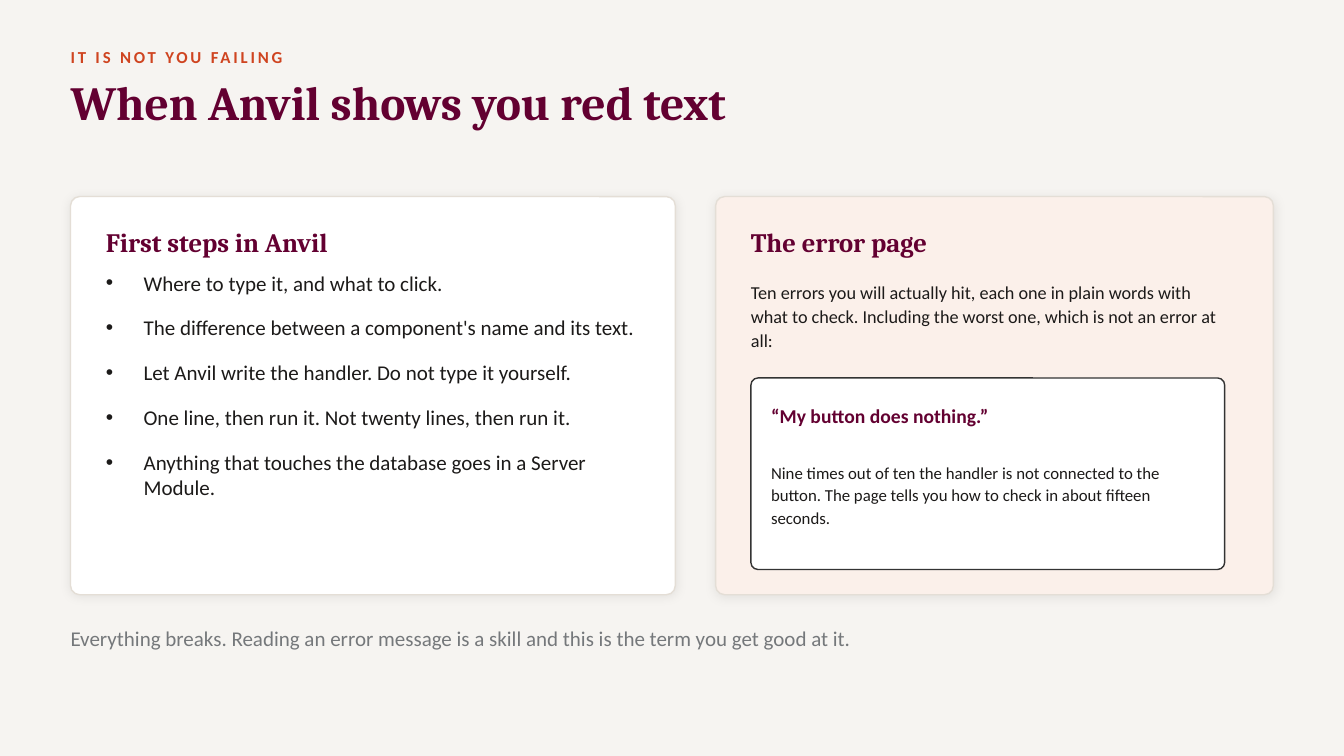
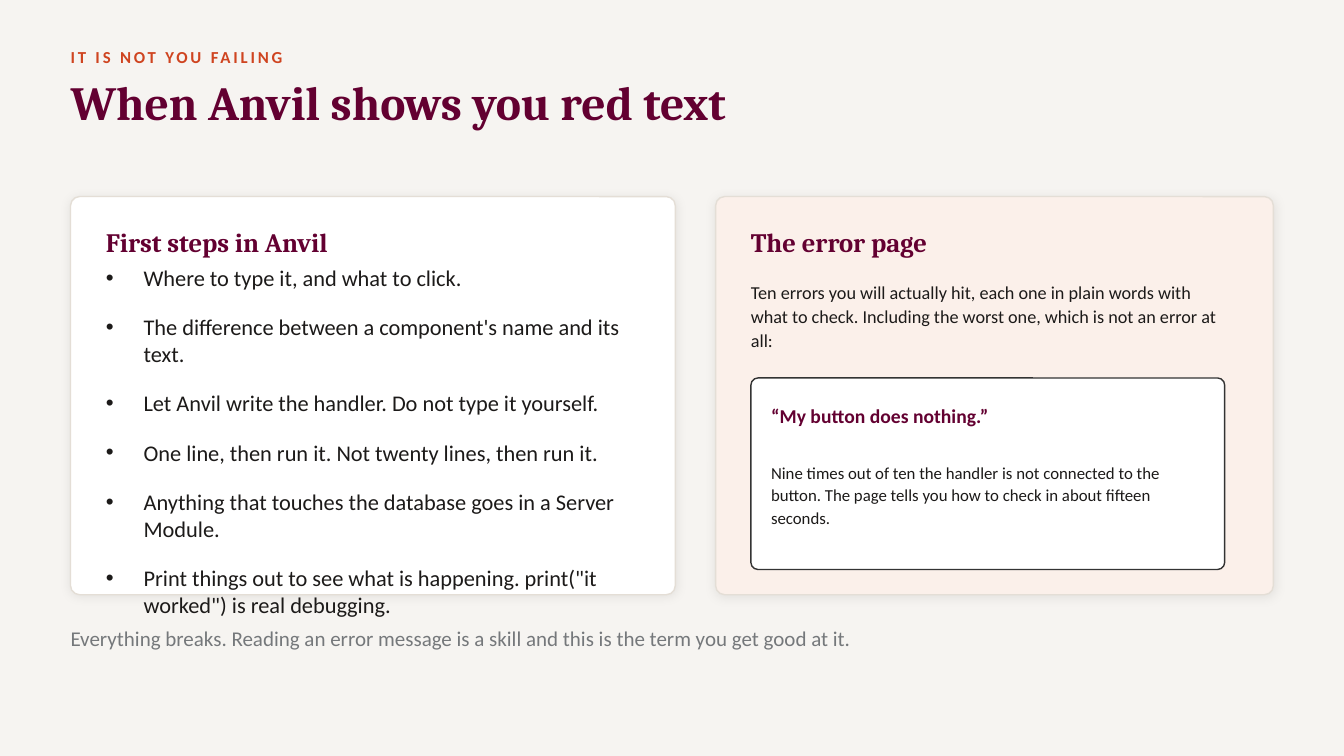
Before and after one commit to smithjps512/double-blaze, a slide deck: slide 16 of docs/presentations/Trail-Crew-First-Day-Back.pptx. Drawn at 1344x756 pixels with LibreOffice and Linux fonts; fonts in the diff are those of the drawing. Boxes give left, top, right and bottom in pixels: in the first picture for what was removed or moved away, otherwise in the second. Text is boxed around its words. In the diff, an @@ line names an element or a change of style, - is before the commit and + after.

```diff
--- a/docs/presentations/Trail-Crew-First-Day-Back.pptx
+++ b/docs/presentations/Trail-Crew-First-Day-Back.pptx
@@ text at (144,270,619,537): size 15 to 16 pt in "Where to type it, and what to ...", "The difference between a component's name and ...", "Let Anvil write the handler. Do not ...", "One line, then run it. Not twenty ..." and 1 more places; more space between paragraphs @@
@@ text at (144,570,597,590): paragraph added @@
+• Print things out to see what is happening. print("it worked") is real debugging.
```
Also in this commit, not shown: 3 other slides changed, 1 other file.
